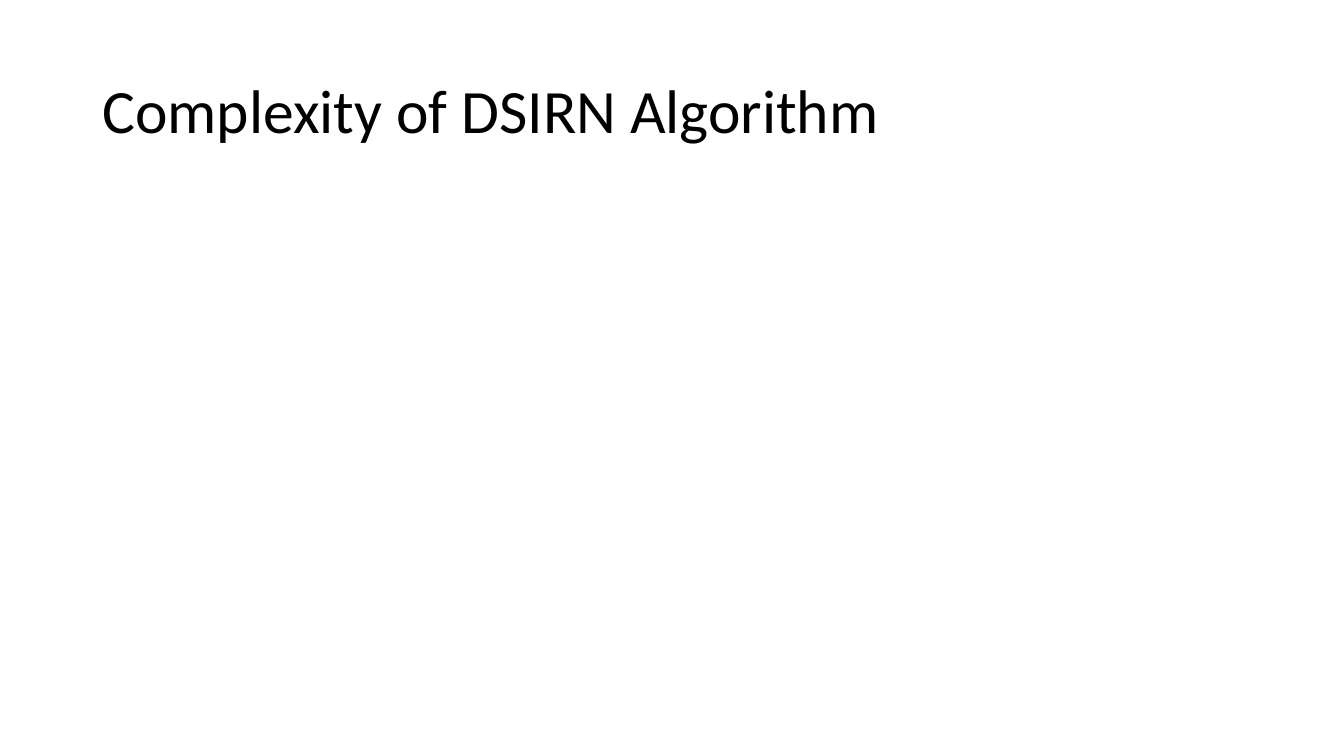
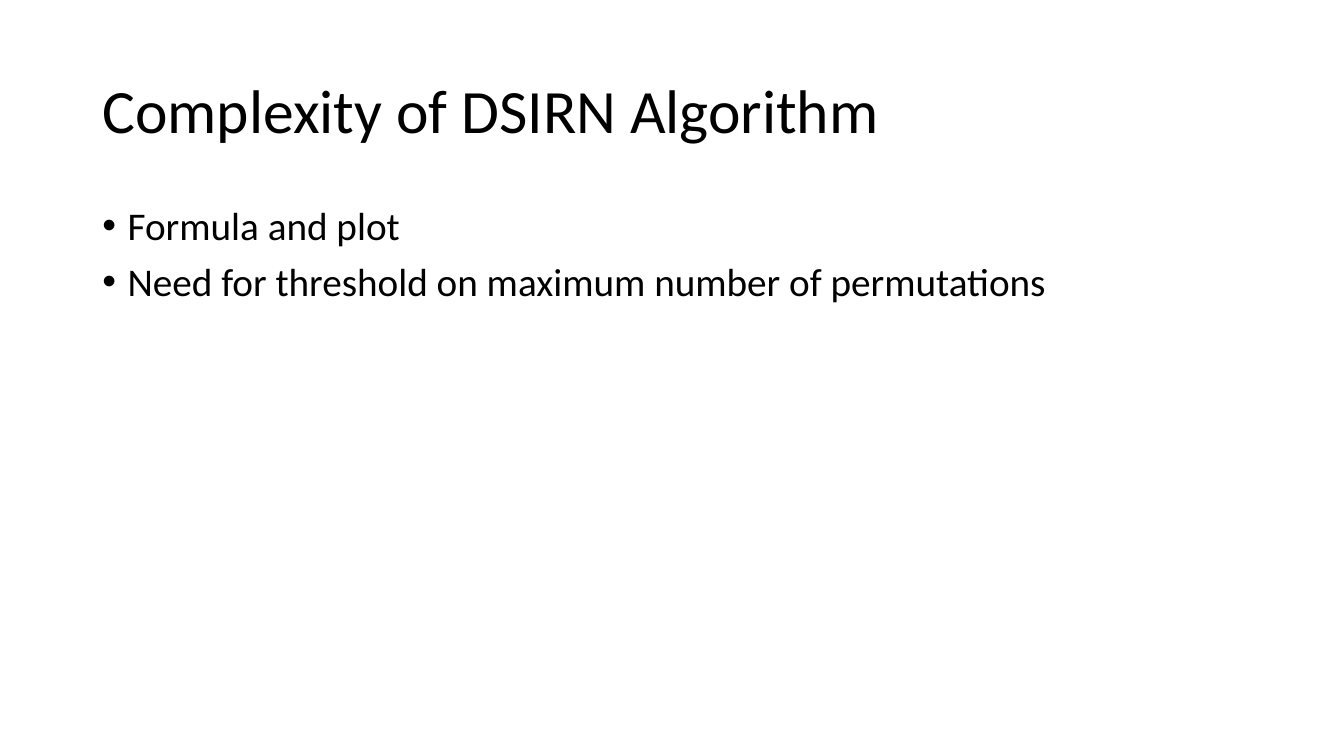
Before and after one commit to ModelEngineering/pySubnetSB, a slide deck: slide 8 of docs/sirn_figures.pptx. Drawn at 1344x756 pixels with LibreOffice and Linux fonts; fonts in the diff are those of the drawing. Boxes give left, top, right and bottom in pixels: in the first picture for what was removed or moved away, otherwise in the second. Text is boxed around its words. In the diff, an @@ line names an element or a change of style, - is before the commit and + after.

```diff
--- a/docs/sirn_figures.pptx
+++ b/docs/sirn_figures.pptx
@@ text added at (128,212,1046,303), 28 pt, text #000000 @@
+• Formula and plot
+• Need for threshold on maximum number of permutations
```
Also in this commit, not shown: 1 slide added, 58 other files.
